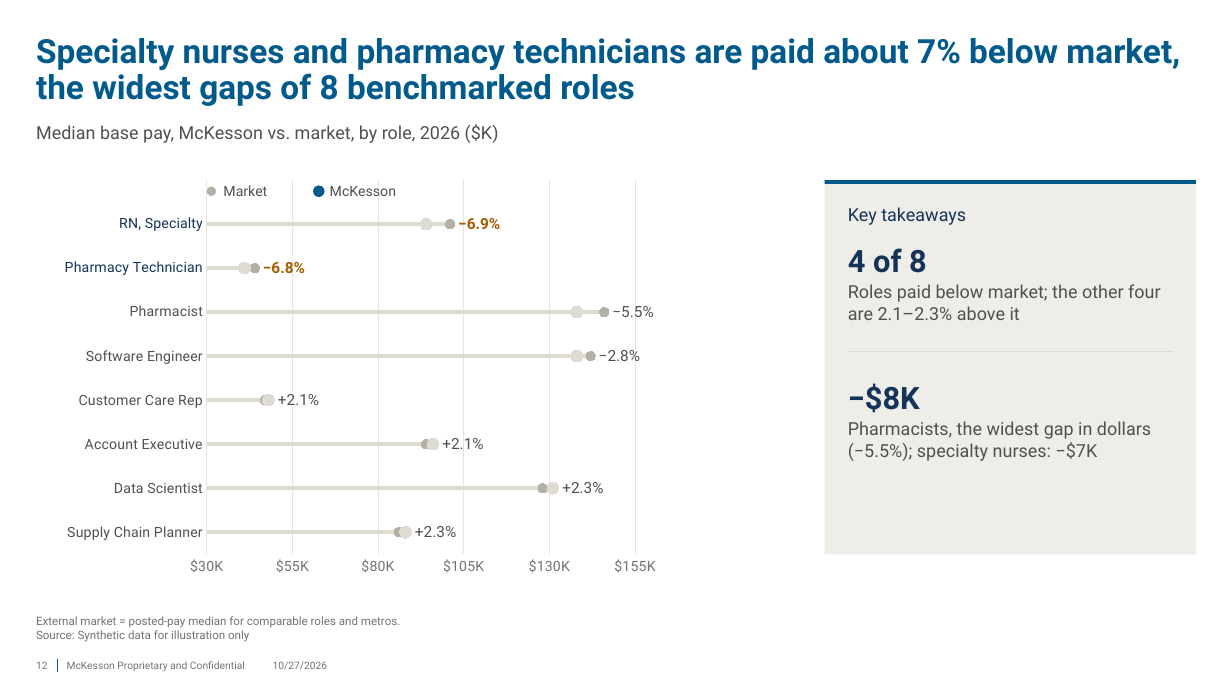
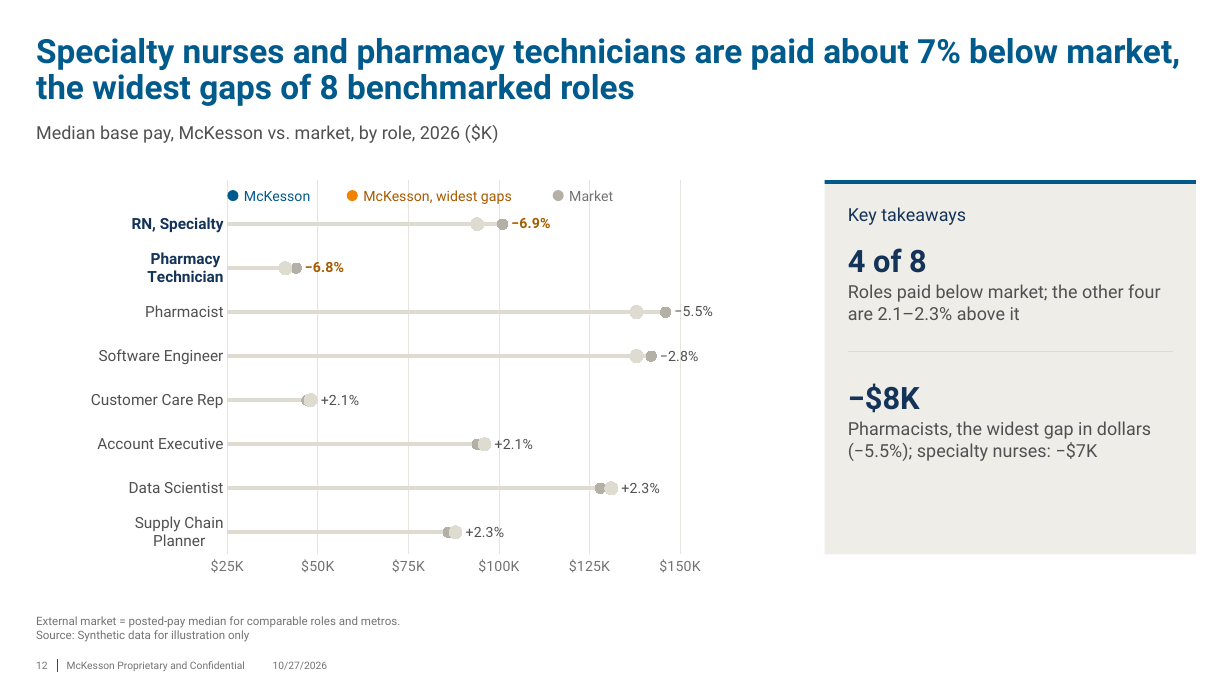
Before and after one commit to amccown-mck/Data-Viz-Guide, a slide deck: slide 12 of dist/office/McKesson-DataViz-Starter.pptx. Drawn at 1232x693 pixels with LibreOffice and Linux fonts; fonts in the diff are those of the drawing. Boxes give left, top, right and bottom in pixels: in the first picture for what was removed or moved away, otherwise in the second. Text is boxed around its words. In the diff, an @@ line names an element or a change of style, - is before the commit and + after.

```diff
--- a/dist/office/McKesson-DataViz-Starter.pptx
+++ b/dist/office/McKesson-DataViz-Starter.pptx
@@ scatter lines chart at (36, 166, 779, 592) @@
-RN, Specialty: (30, 100), (101, 100), (94, 100)
+RN, Specialty: (25, 100), (101, 100), (94, 100)
-Pharmacy Technician: (30, 88), (44, 88), (41, 88)
+Pharmacy Technician: (25, 88), (44, 88), (41, 88)
-Pharmacist: (30, 75), (146, 75), (138, 75)
+Pharmacist: (25, 75), (146, 75), (138, 75)
-Software Engineer: (30, 62), (142, 62), (138, 62)
+Software Engineer: (25, 62), (142, 62), (138, 62)
-Customer Care Rep: (30, 50), (47, 50), (48, 50)
+Customer Care Rep: (25, 50), (47, 50), (48, 50)
-Account Executive: (30, 38), (94, 38), (96, 38)
+Account Executive: (25, 38), (94, 38), (96, 38)
-Data Scientist: (30, 25), (128, 25), (131, 25)
+Data Scientist: (25, 25), (128, 25), (131, 25)
-Supply Chain Planner: (30, 12), (86, 12), (88, 12)
+Supply Chain Planner: (25, 12), (86, 12), (88, 12)
@@ category axis changed @@
@@ plot area changed @@
@@ ellipse: place and size @@
-ellipse at (313, 186, 324, 197)
+ellipse at (227, 190, 238, 201)
@@ text "McKesson": place and size @@
-text "McKesson" at (330, 186, 396, 196)
+text "McKesson" at (244, 191, 310, 201)
@@ text "McKesson" at (244, 191, 310, 201): text colour #505050 to #005A8C @@
@@ ellipse: place and size @@
-ellipse at (207, 187, 216, 196)
+ellipse at (347, 190, 358, 201)
@@ ellipse at (347, 190, 358, 201): fill #B4B0A5 to #EF8200 @@
@@ text added at (363, 190, 512, 204), 11 pt, text #A75B00 @@
+McKesson, widest gaps
@@ ellipse added at (553, 190, 564, 201), fill #B4B0A5 @@
@@ text "Market": place and size @@
-text "Market" at (223, 185, 267, 196)
+text "Market" at (569, 190, 613, 201)
@@ text "Market" at (569, 190, 613, 201): text colour #505050 to #737373 @@
```
Also in this commit, not shown: 2 other slides changed, 17 other files.
